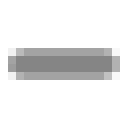
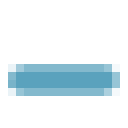
Layer changes from the first 128 × 128 image to the second:
painted on "-" over (8, 48, 120, 96)
